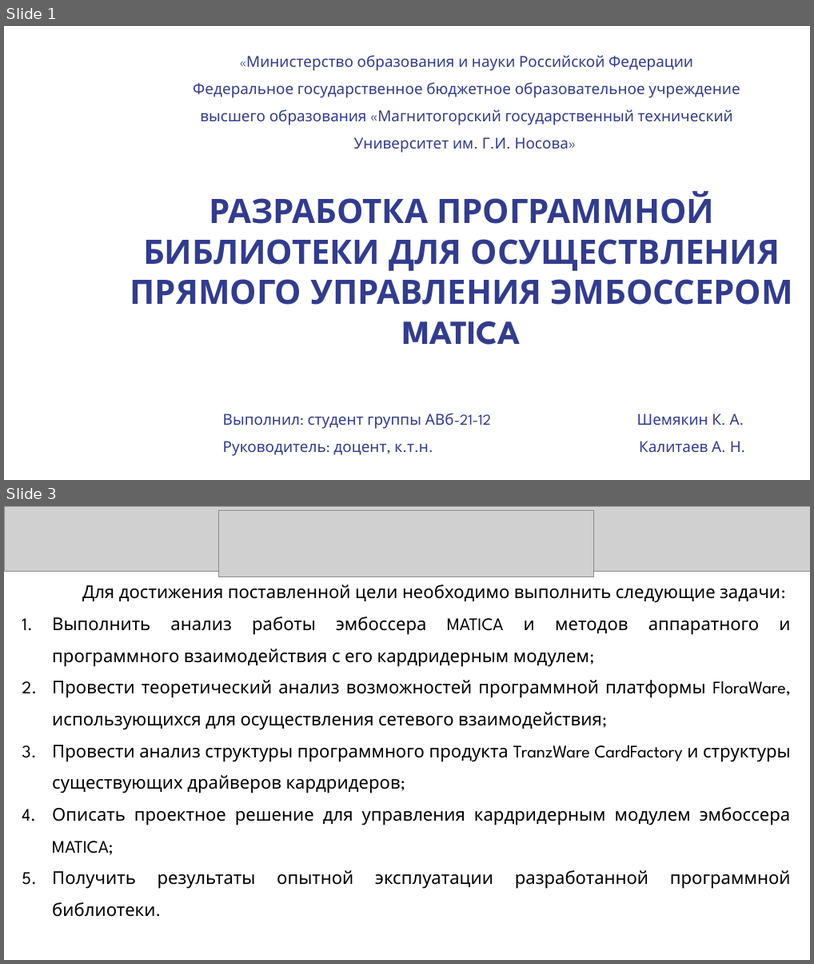
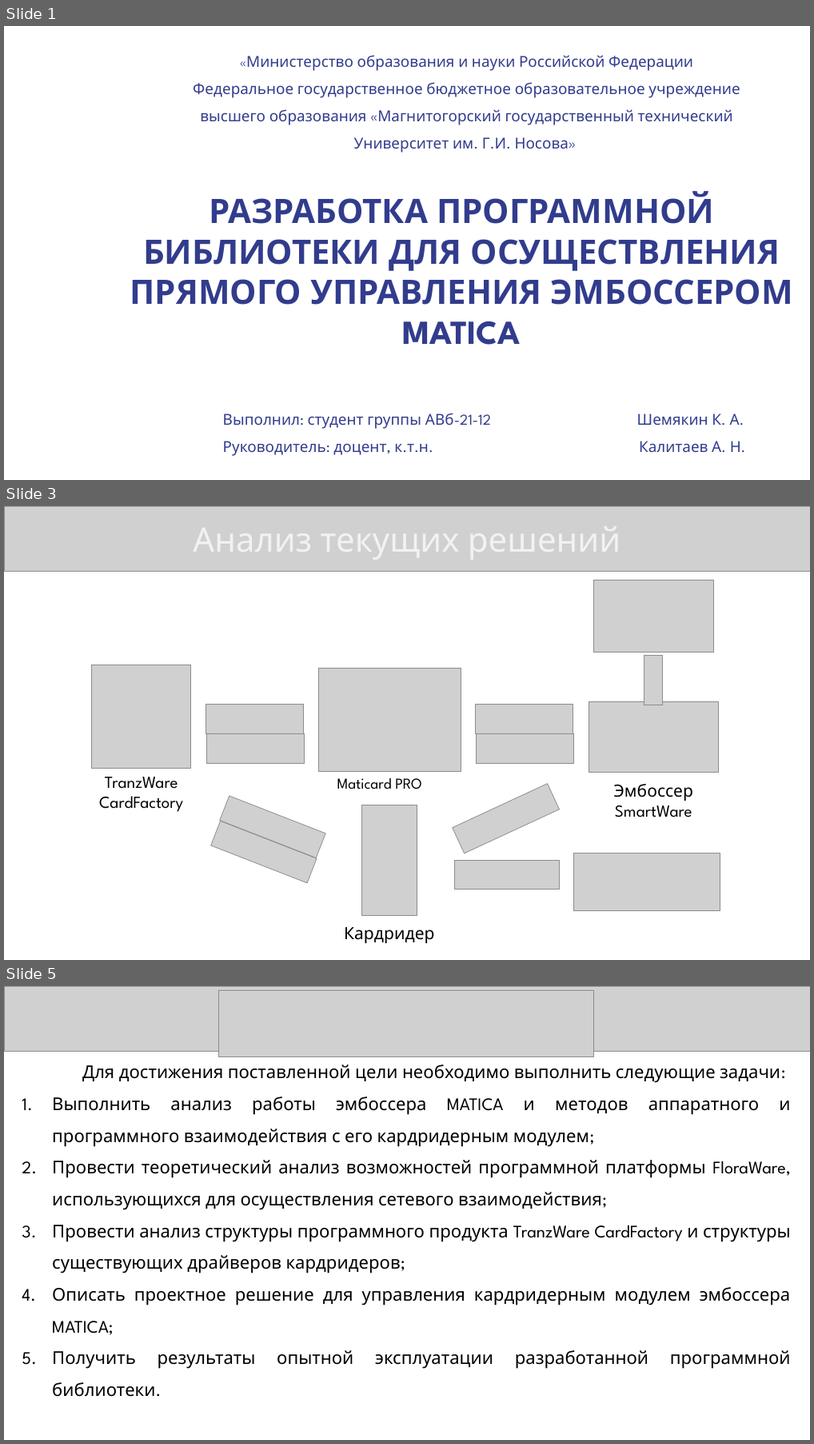
Before and after one commit to KonstantinShemyakin/Diplom, a slide deck: Presentation/NMSTU_Presentation.pptx. Shown one above the other, each under a label of ours: slides 1 and 3 before the commit, slides 1, 3 and 5 after it; the slides between them are not shown. The pictures are 814x964 and 814x1444 pixels, drawn with LibreOffice and Linux fonts; fonts in the diff are those of the drawing; grey boxes stand for pictures; background and template pictures are left out. Boxes give left, top, right and bottom in pixels: in the first picture for what was removed or moved away, otherwise in the second. Text is boxed around its words. In the diff, an @@ line names an element or a change of style, - is before the commit and + after.

```diff
--- a/Presentation/NMSTU_Presentation.pptx
+++ b/Presentation/NMSTU_Presentation.pptx
@@ slide 3 added at (4,506,810,960), background #FFFFFF @@
@@ picture added at (4,506,810,571) @@
@@ picture added at (594,580,714,652) @@
@@ picture added at (92,664,191,768) @@
@@ picture added at (319,668,462,771) @@
@@ picture added at (645,655,662,704) @@
@@ picture added at (206,704,303,733) @@
@@ picture added at (476,704,574,733) @@
@@ picture added at (589,701,718,772) @@
@@ picture added at (206,733,304,763) @@
@@ picture added at (477,733,574,763) @@
@@ text added at (99,776,183,812), 20 pt, text #000000 @@
+TranzWare CardFactory
@@ text added at (338,778,422,789), 18 pt, text #000000 @@
+Maticard PRO
@@ picture added at (452,784,559,853) @@
@@ text added at (614,784,694,817), 20 pt, text #000000 @@
+Эмбоссер SmartWare
@@ picture added at (220,796,326,858) @@
@@ picture added at (362,805,418,915) @@
@@ picture added at (211,821,317,884) @@
@@ picture added at (454,860,559,888) @@
@@ picture added at (574,853,720,911) @@
@@ text added at (344,927,434,943), 20 pt, text #000000 @@
+Кардридер
@@ what was slide 3 is now slide 5 @@
```
Also in this commit, not shown: 4 slides changed, 1 other file.
